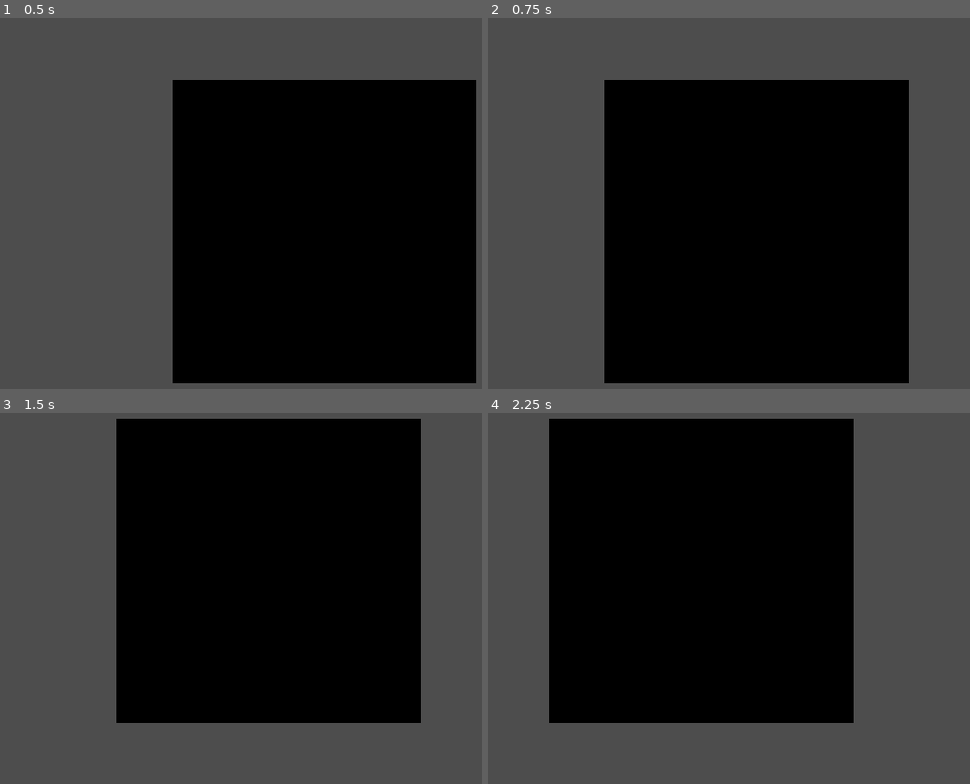
Above: before the commit, frames 1-4 (two rows, left to right).
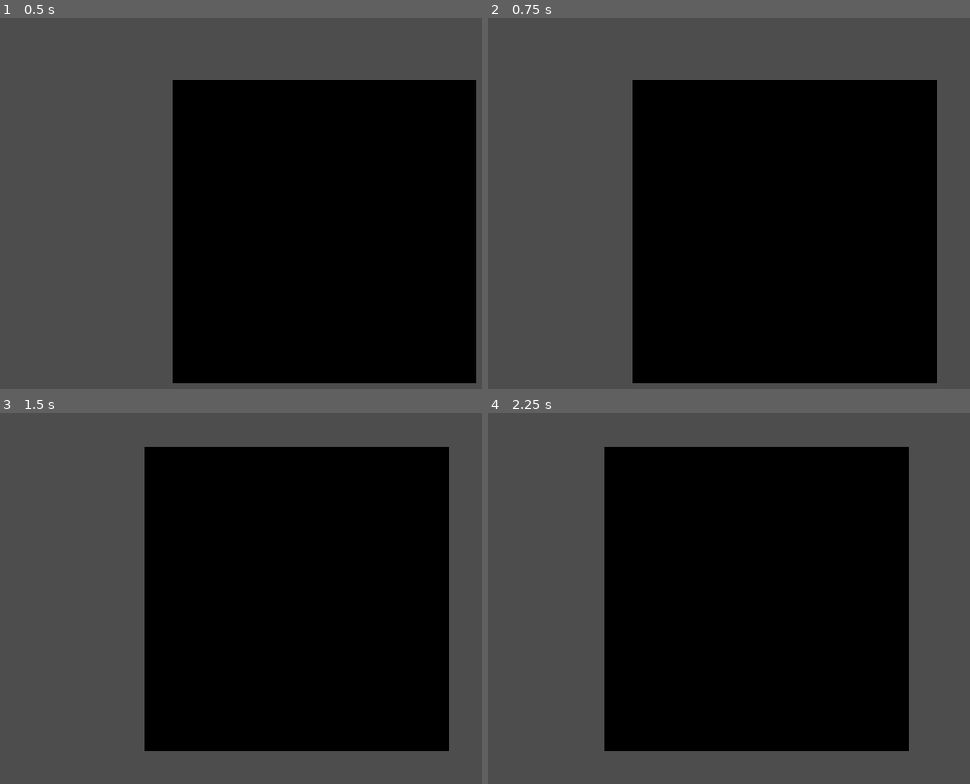
Above: after the commit, the same moments.

Repository: Username4D/grown
Game: Godot game, scene res://scenes/garden.tscn
Same seed, same stepped clock (60 frames per second), same inputs: the game is played once before the commit and once after it. The project has no main scene, so this scene is started directly.
Inputs:
- Up to frame 1 (0.5 s): no input
- Up to frame 2 (0.75 s): tap Enter at 0.5 s; hold Right (ui_right) from 0.53 s (still down)
- Up to frame 3 (1.5 s): tap Space at 1.25 s; release Right (ui_right) at 1.28 s; hold Down (ui_down) from 1.28 s (still down)
- Up to frame 4 (2.25 s): tap Enter at 2 s; release Down (ui_down) at 2.03 s; hold Right (ui_right) from 2.03 s (still down)

Frame 1 is identical in both runs. In frame 2, 9.5% of the frame differs, in the area x 24-94%, y 16-99%; in frame 3, 18%; in frame 4, 27%, in the area x 12-88%, y 1-92%.

Commit message:
improved character movement, added easings

Diff:
--- /dev/null
+++ b/global_functions.gd
@@ -0,0 +1,4 @@
+extends Node
+
+func easeInOutQuint(x: float) -> float:
+	return -(cos(PI * x) - 1) / 2
--- a/player.gd
+++ b/player.gd
@@ -3,20 +3,32 @@
 var moves: Array = []
 var current: Vector2 = Vector2.ZERO
 var deltas: float = 0.00
+var last_cycle_velocity
+var final_position
 func _physics_process(delta: float) -> void:
 	if len(moves) != 0:
 		if current == Vector2.ZERO:
 			current = moves[0]
 			deltas = 0
+			last_cycle_velocity = Vector3.ZERO
+			final_position = position + Vector3(current.x / 2, 0, current.y / 2)
+			print(final_position)
 		deltas += 1
+		var new_velo = Vector3(GlobalFunctions.easeInOutQuint((current.x / 10.0 * (deltas + 1))) * current.x, 0 ,GlobalFunctions.easeInOutQuint((current.y) / 10.0 * (deltas + 1)) * current.y)
 
-		print(velocity)
-		if not deltas >= 10:
-			velocity = Vector3(current.x, 0, current.y) / 10 * 1
+
+		if not deltas >= 9:
+			velocity = new_velo - last_cycle_velocity
+			print("l")
 		else:
 			moves.remove_at(0)
 			current = Vector2.ZERO
-		move_and_collide(velocity)
+			print(self.position)
+			self.position = final_position
+			print(self.position)
+			velocity = Vector3.ZERO
+		last_cycle_velocity = new_velo
+		move_and_collide(velocity / 2)
 
 	if Input.is_action_just_pressed("ui_left"):
 		moves.append(Vector2(-1,0))
--- a/project.godot
+++ b/project.godot
@@ -14,6 +14,10 @@
 config/features=PackedStringArray("4.4")
 config/icon="res://icon.svg"
 
+[autoload]
+
+GlobalFunctions="*res://global_functions.gd"
+
 [editor_plugins]
 
 enabled=PackedStringArray("res://addons/MagicaVoxel_Importer_with_Extensions/plugin.cfg", "res://addons/godot_super-wakatime/plugin.cfg")
Not shown, added: global_functions.gd.uid
